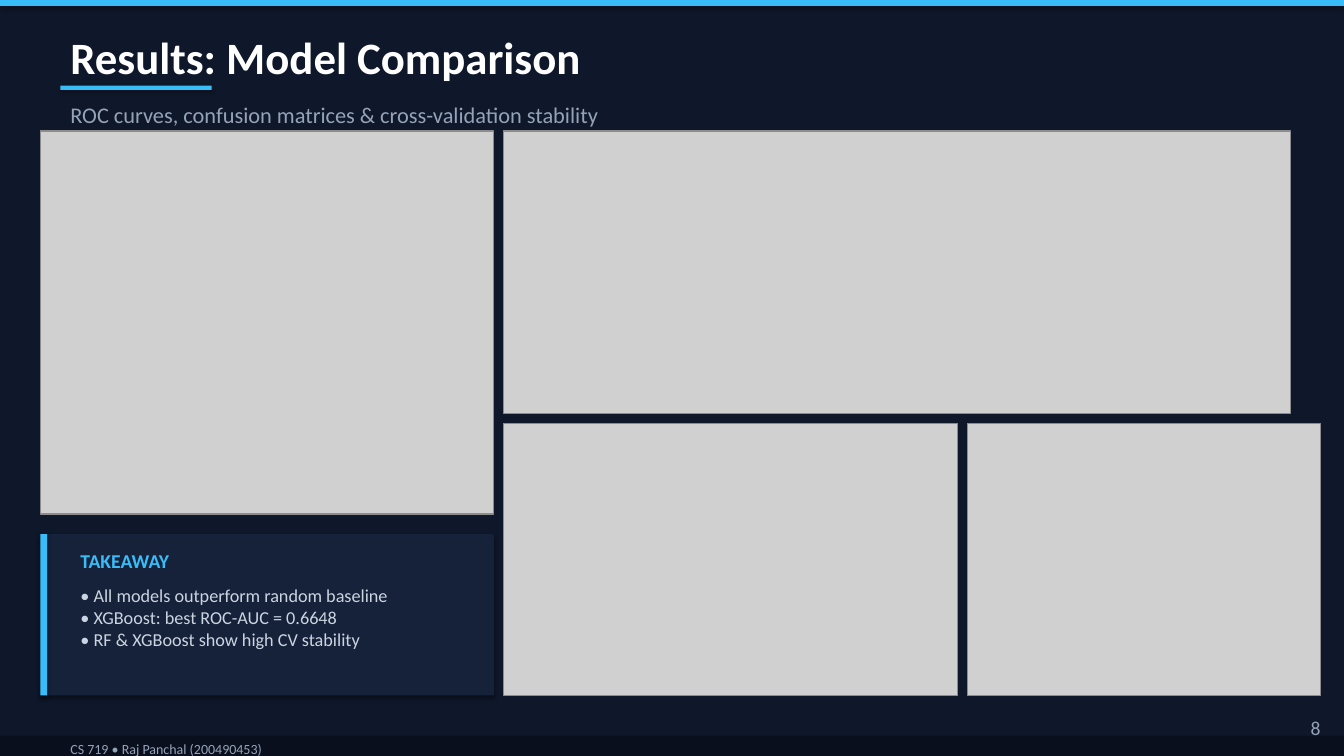
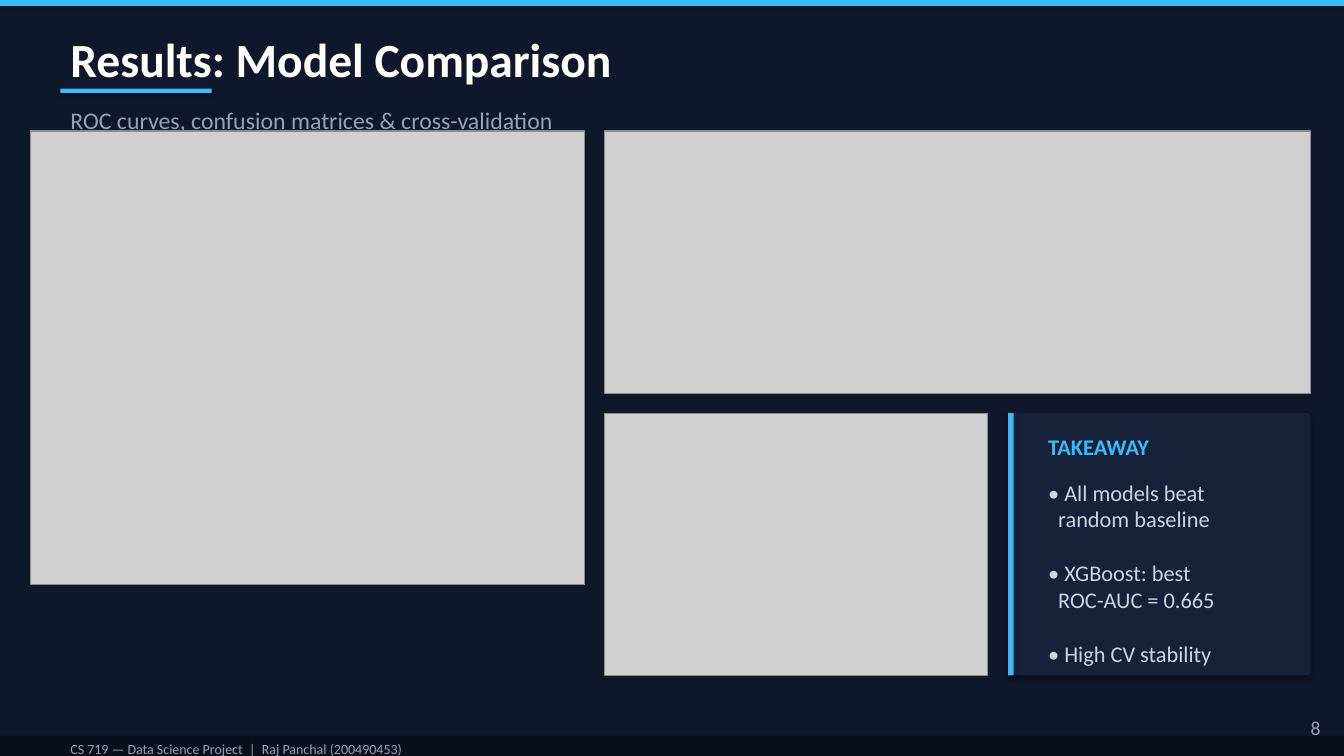
Before and after one commit to rajpanchal0101/CS-719, a slide deck: slide 8 of 200490453_Raj_Panchal_CS719_Final_Presentation.pptx. Drawn at 1344x756 pixels with LibreOffice and Linux fonts; fonts in the diff are those of the drawing; grey boxes stand for pictures. Boxes give left, top, right and bottom in pixels: in the first picture for what was removed or moved away, otherwise in the second. Text is boxed around its words. In the diff, an @@ line names an element or a change of style, - is before the commit and + after.

```diff
--- a/200490453_Raj_Panchal_CS719_Final_Presentation.pptx
+++ b/200490453_Raj_Panchal_CS719_Final_Presentation.pptx
@@ text "Results: Model Comparison" at [70,43,612,89]: size 32 to 34 pt @@
@@ text at [70,112,552,136]: text changed; size 16 to 17 pt @@
-ROC curves, confusion matrices & cross-validation stability
+ROC curves, confusion matrices & cross-validation
@@ picture: place and size @@
-picture at [40,131,494,514]
+picture at [30,131,585,585]
@@ picture: place and size @@
-picture at [504,131,1291,413]
+picture at [605,131,1311,393]
@@ picture: place and size @@
-picture at [504,423,958,696]
+picture at [605,413,988,676]
@@ rectangle: place and size @@
-rectangle at [40,534,47,696]
+rectangle at [1008,413,1014,676]
@@ rounded rectangle: place and size @@
-rounded rectangle at [40,534,494,696]
+rounded rectangle at [1008,413,1311,676]
@@ picture removed at [968,423,1321,696] @@
@@ text "TAKEAWAY": place and size @@
-text "TAKEAWAY" at [80,555,169,568]
+text "TAKEAWAY" at [1048,440,1149,455]
@@ text "TAKEAWAY" at [1048,440,1149,455]: size 14 to 16 pt @@
@@ text at [1058,485,1215,666]: text changed; size 13 to 16 pt @@
-• All models outperform random baseline
-• XGBoost: best ROC-AUC = 0.6648
-• RF & XGBoost show high CV stability
+• All models beat
+random baseline
+• XGBoost: best
+ROC-AUC = 0.665
+• High CV stability
@@ text at [70,744,402,756]: text changed @@
-CS 719 • Raj Panchal (200490453)
+CS 719 — Data Science Project | Raj Panchal (200490453)
```
Also in this commit, not shown: 11 other slides changed, 1 slide added, 1 slide removed.
